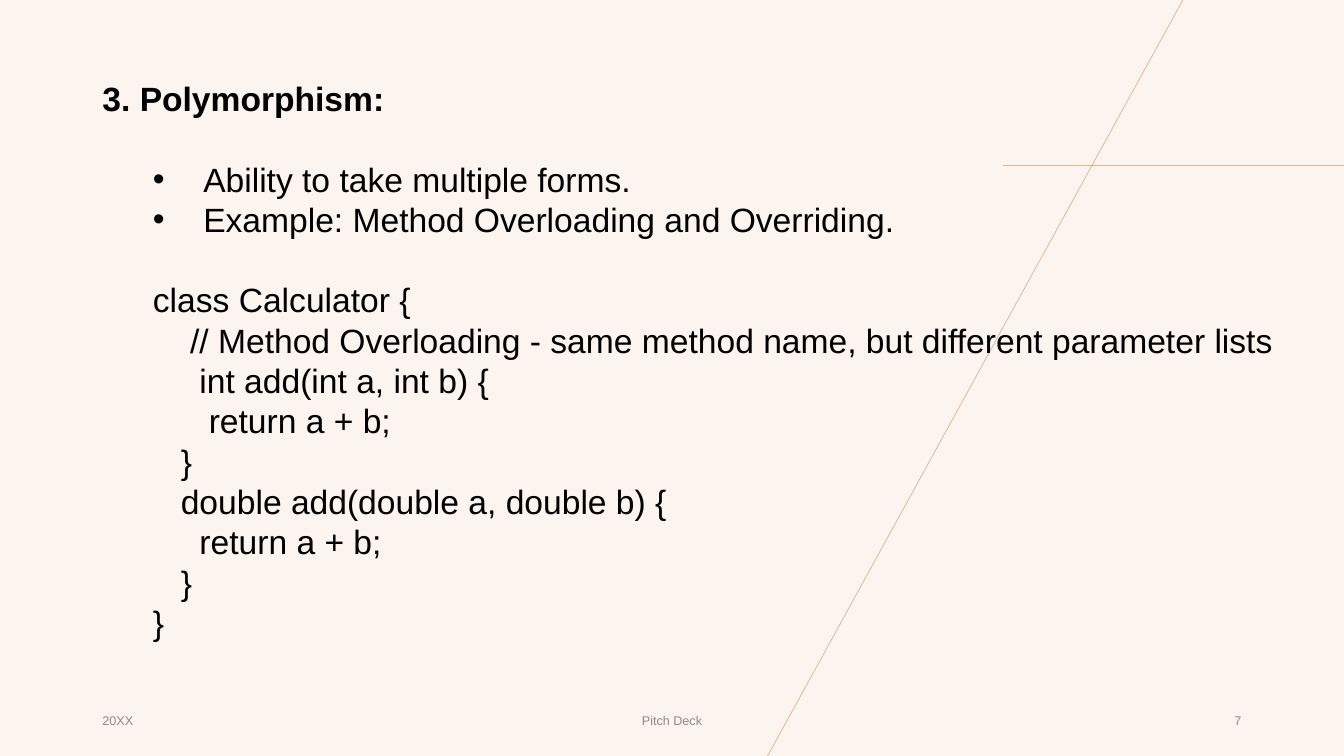
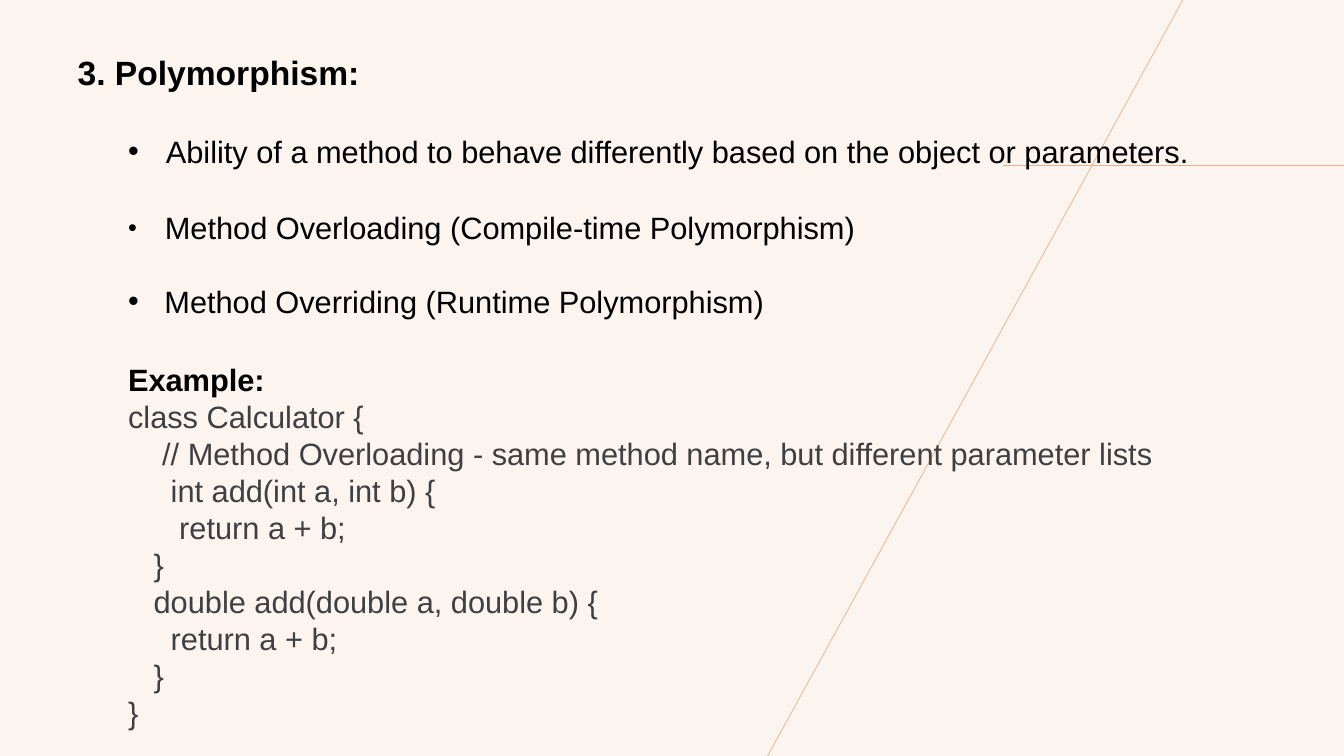
Before and after one commit to PratikshaRDatir/Presentation, a slide deck: slide 7 of Object-Oriented Programming in Java.pptx. Drawn at 1344x756 pixels with LibreOffice and Linux fonts; fonts in the diff are those of the drawing. Boxes give left, top, right and bottom in pixels: in the first picture for what was removed or moved away, otherwise in the second. Text is boxed around its words. In the diff, an @@ line names an element or a change of style, - is before the commit and + after.

Commit message:
updated

```diff
--- a/Object-Oriented Programming in Java.pptx
+++ b/Object-Oriented Programming in Java.pptx
@@ text "3. Polymorphism:": place and size @@
-text "3. Polymorphism:" at box(102, 86, 1273, 559)
+text "3. Polymorphism:" at box(78, 60, 1188, 654)
@@ text at box(128, 138, 1188, 397): text changed; size 24 to 22 pt @@
-  • Ability to take multiple forms.
-  • Example: Method Overloading and Overriding.
+  • Ability of a method to behave differently based on the object or parameters.
+  Example:
@@ text added at box(164, 216, 855, 319), 22 pt, text #000000 @@
+• Method Overloading (Compile-time Polymorphism)
+• Method Overriding (Runtime Polymorphism)
@@ text at box(128, 405, 1152, 654): size 24 to 22 pt, text colour #000000 to #404040 in "class Calculator {", "// Method Overloading - same method name, ...", "int add(int a, int b) {", "return a + b;" and 5 more places @@
@@ text removed at box(102, 716, 133, 725) @@
-20XX
@@ text removed at box(642, 716, 702, 725) @@
-Pitch Deck
@@ page number removed at box(1234, 716, 1241, 725) @@
-7
```
Also in this commit, not shown: 9 other slides changed, 3 slides added, 1 slide removed.
